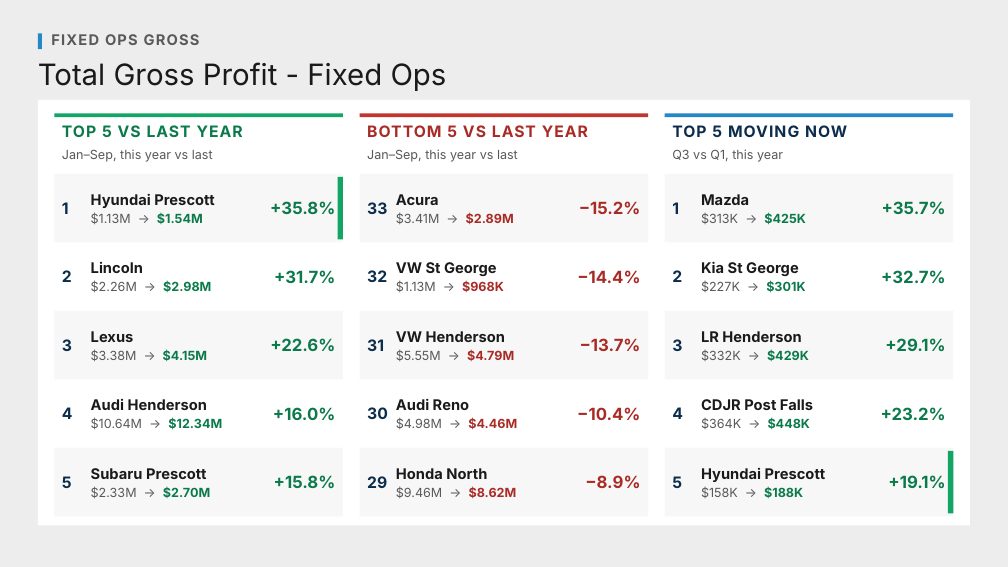
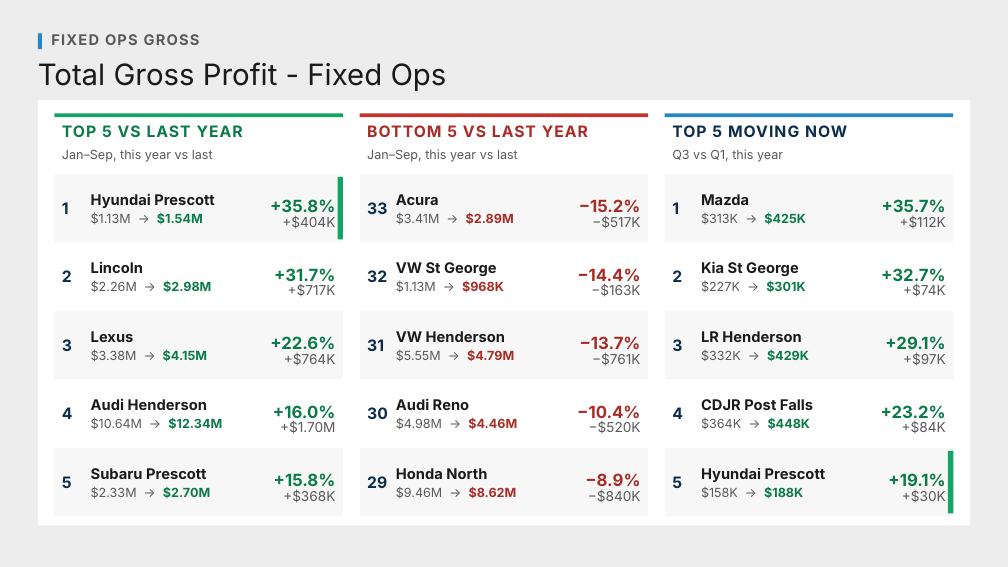
Before and after one commit to Ndresner/Noah, a slide deck: slide 5 of day2-deck/decks/Fixed Ops Gross - House Style.pptx. Drawn at 1008x567 pixels with LibreOffice and Linux fonts; fonts in the diff are those of the drawing. Boxes give left, top, right and bottom in pixels: in the first picture for what was removed or moved away, otherwise in the second. Text is boxed around its words. In the diff, an @@ line names an element or a change of style, - is before the commit and + after.

```diff
--- a/day2-deck/decks/Fixed Ops Gross - House Style.pptx
+++ b/day2-deck/decks/Fixed Ops Gross - House Style.pptx
@@ text added at <box>282,215,335,229</box>, 13 pt, text #595959 @@
++$404K
@@ text added at <box>592,215,640,229</box>, 13 pt, text #595959 @@
+−$517K
@@ text added at <box>900,216,946,228</box>, 13 pt, text #595959 @@
++$112K
@@ vertical alignment middle to bottom in 15 elements at <box>273,405,335,422</box>, <box>274,473,336,491</box>, <box>579,199,641,217</box>, <box>577,405,640,422</box>, <box>585,473,640,491</box>, <box>270,199,335,217</box>, <box>580,336,641,354</box>, <box>882,199,946,217</box>, <box>881,405,946,422</box>, <box>888,473,945,491</box>, <box>270,336,335,354</box>, <box>885,336,945,354</box>, <box>274,268,335,285</box>, <box>577,268,640,285</box>, <box>881,268,946,285</box> @@
@@ text added at <box>288,284,336,296</box>, 13 pt, text #595959 @@
++$717K
@@ text added at <box>591,284,640,297</box>, 13 pt, text #595959 @@
+−$163K
@@ text added at <box>903,284,946,297</box>, 13 pt, text #595959 @@
++$74K
@@ text added at <box>284,353,336,365</box>, 13 pt, text #595959 @@
++$764K
@@ text added at <box>592,352,640,366</box>, 13 pt, text #595959 @@
+−$761K
@@ text added at <box>903,352,946,366</box>, 13 pt, text #595959 @@
++$97K
@@ text added at <box>280,420,335,434</box>, 13 pt, text #595959 @@
++$1.70M
@@ text added at <box>589,421,641,433</box>, 13 pt, text #595959 @@
+−$520K
@@ text added at <box>902,421,946,433</box>, 13 pt, text #595959 @@
++$84K
@@ text added at <box>283,489,335,503</box>, 13 pt, text #595959 @@
++$368K
@@ text added at <box>588,490,641,502</box>, 13 pt, text #595959 @@
+−$840K
@@ text added at <box>902,490,946,502</box>, 13 pt, text #595959 @@
++$30K
```
Also in this commit, not shown: 2 other slides changed, 16 other files.
